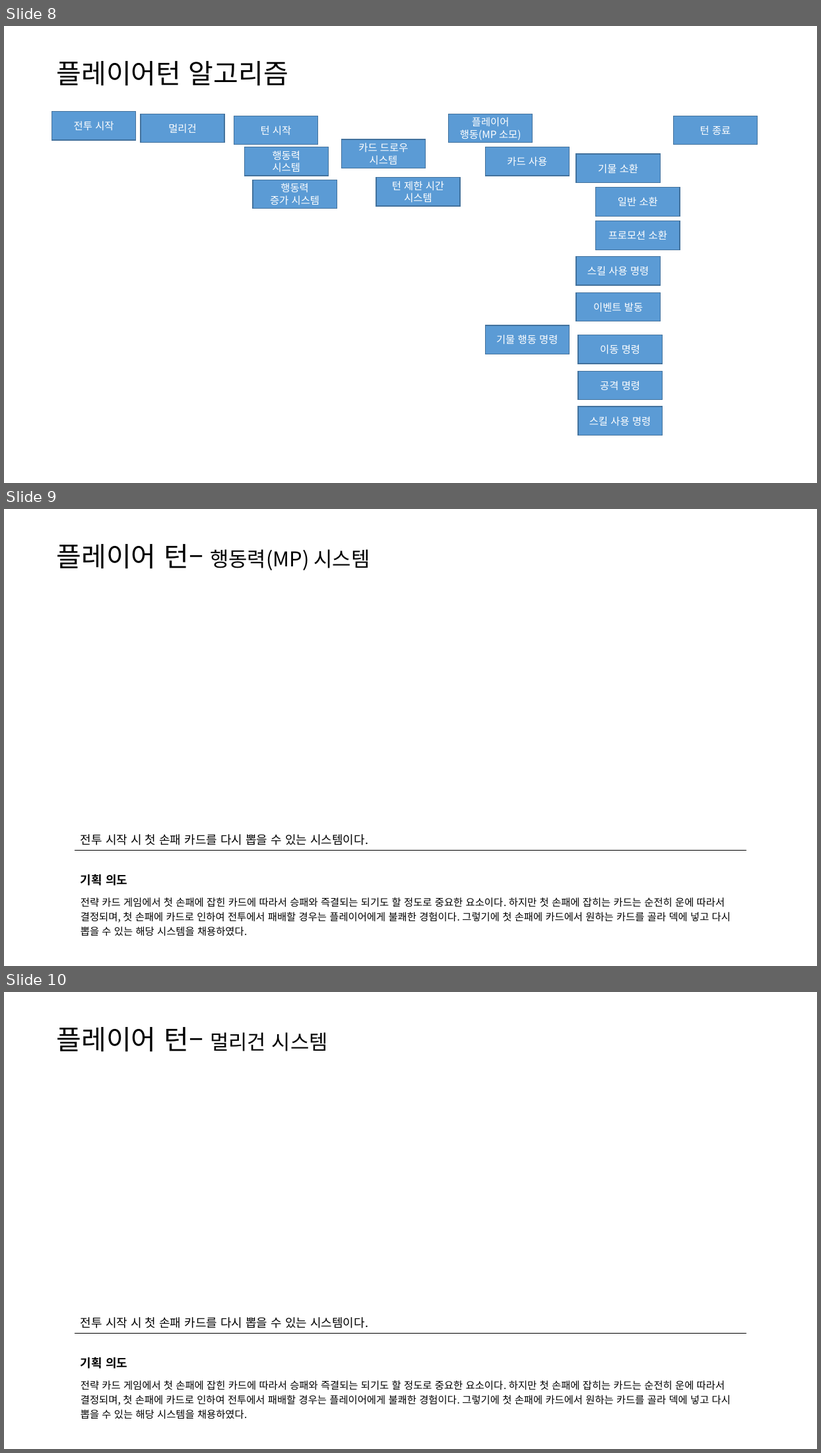
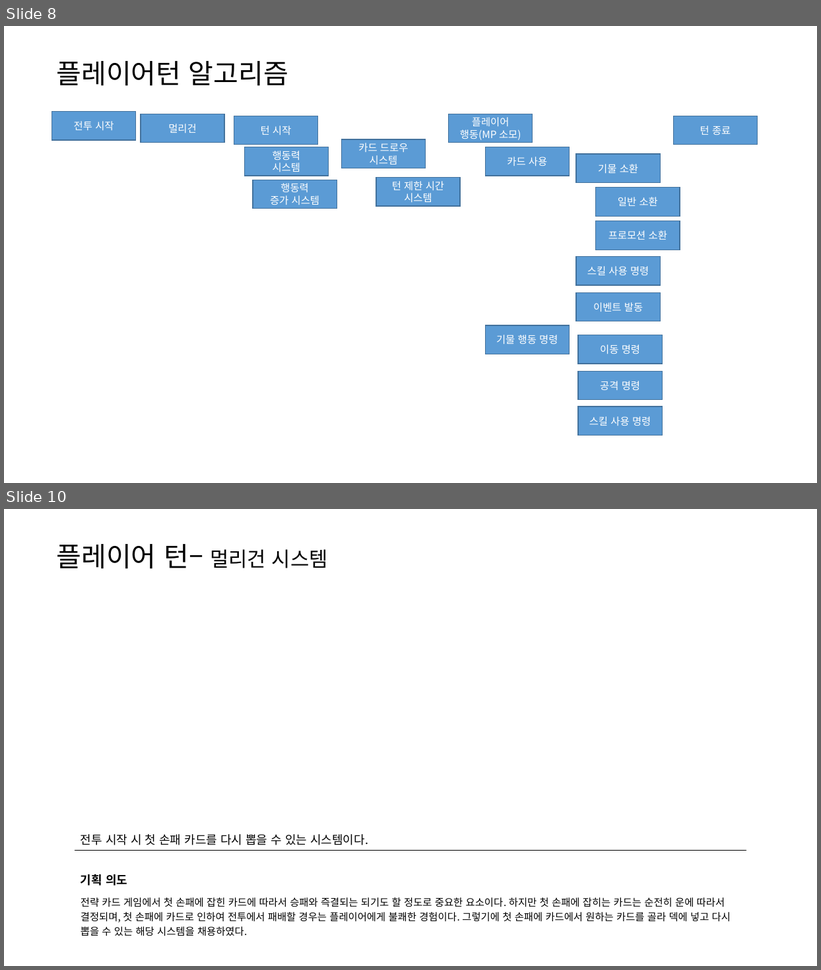
Before and after one commit to yjk0401/unityenginebasic_9th, a slide deck: 기획/체스/체스 전투 시스템 기획서.pptx. Shown one above the other, each under a label of ours: slides 8, 9 and 10 before the commit, slides 8 and 10 after it; the slides between them are not shown. The pictures are 821x1453 and 821x970 pixels, drawn with LibreOffice and Linux fonts; fonts in the diff are those of the drawing. Boxes give left, top, right and bottom in pixels: in the first picture for what was removed or moved away, otherwise in the second. Text is boxed around its words. In the diff, an @@ line names an element or a change of style, - is before the commit and + after.

```diff
--- a/기획/체스/체스 전투 시스템 기획서.pptx
+++ b/기획/체스/체스 전투 시스템 기획서.pptx
@@ slide 9 removed at [4, 509, 817, 966], background #FFFFFF @@
@@ text removed at [56, 544, 370, 570] @@
-플레이어 턴– 행동력(MP) 시스템
@@ table removed at [74, 827, 746, 939], 3 rows, 1 columns @@
-전투 시작 시 첫 손패 카드를 다시 뽑을 수 있는 시스템이다.
-기획 의도
-전략 카드 게임에서 첫 손패에 잡힌 카드에 따라서 승패와 즉결되는 되기도 할 정도로 중요한 요소이다. 하지만 첫 손패에 잡히는 카드는 순전히 운에 따라서 결정되며, 첫 손패에 카드로 인하여 전투에서 패배할 경우는 플레이어에게 불쾌한 경험이다. 그렇기에 첫 손패에 카드에서 원하는 카드를 골라 덱에 넣고 다시 뽑을 수 있는 해당 시스템을 채용하였다.
```
Also in this commit, not shown: 9 slides changed, 1 slide added, 1 other file.
